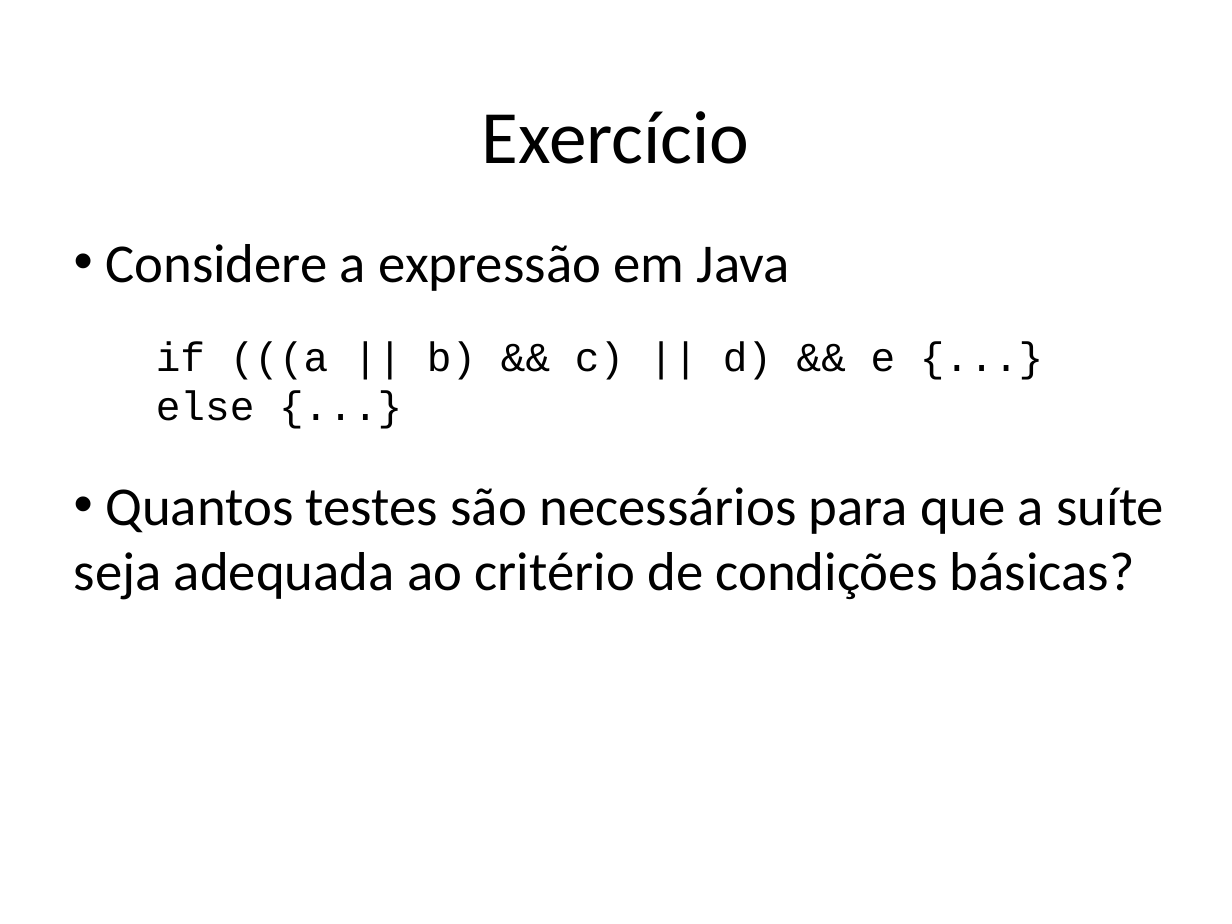
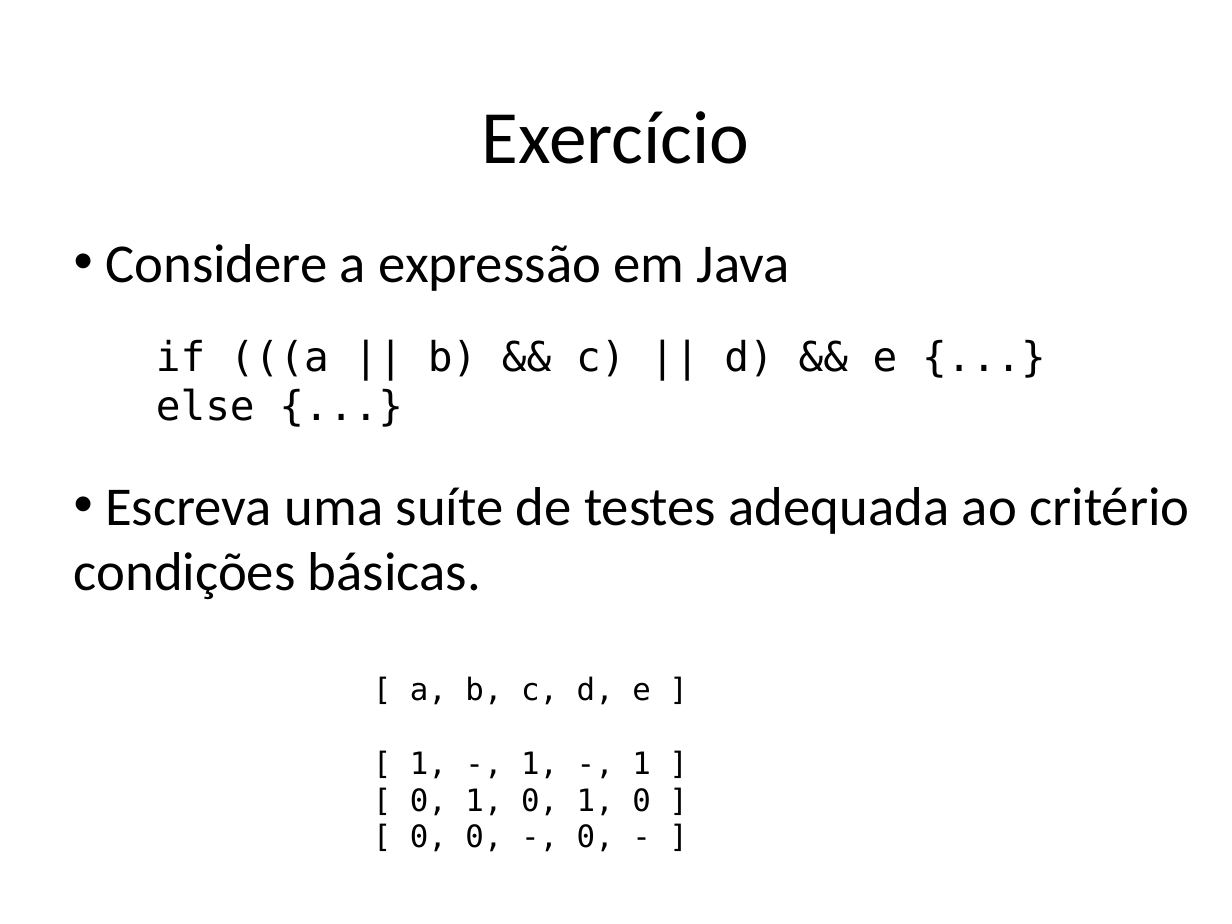
Before and after one commit to STAR-RG/testing-cin, a slide deck: slide 100 of slides.pptx (slide 97 before the commit). Drawn at 1232x924 pixels with LibreOffice and Linux fonts; fonts in the diff are those of the drawing. Boxes give left, top, right and bottom in pixels: in the first picture for what was removed or moved away, otherwise in the second. Text is boxed around its words. In the diff, an @@ line names an element or a change of style, - is before the commit and + after.

```diff
--- a/slides.pptx
+++ b/slides.pptx
@@ text "if (((a || b) && ..." at [156, 339, 898, 421]: font Courier New to DejaVu Sans Mono @@
@@ text at [74, 487, 1189, 599]: text changed @@
-• Quantos testes são necessários para que a suíte seja adequada ao critério de condições básicas?
+• Escreva uma suíte de testes adequada ao critério condições básicas.
@@ text added at [410, 676, 651, 852], 18 pt, text #000000 @@
+[ a, b, c, d, e ]
+[ 1, -, 1, -, 1 ]
+[ 0, 1, 0, 1, 0 ]
+[ 0, 0, -, 0, - ]
```
Also in this commit, not shown: 14 other slides changed, 5 slides added, 2 slides removed.
